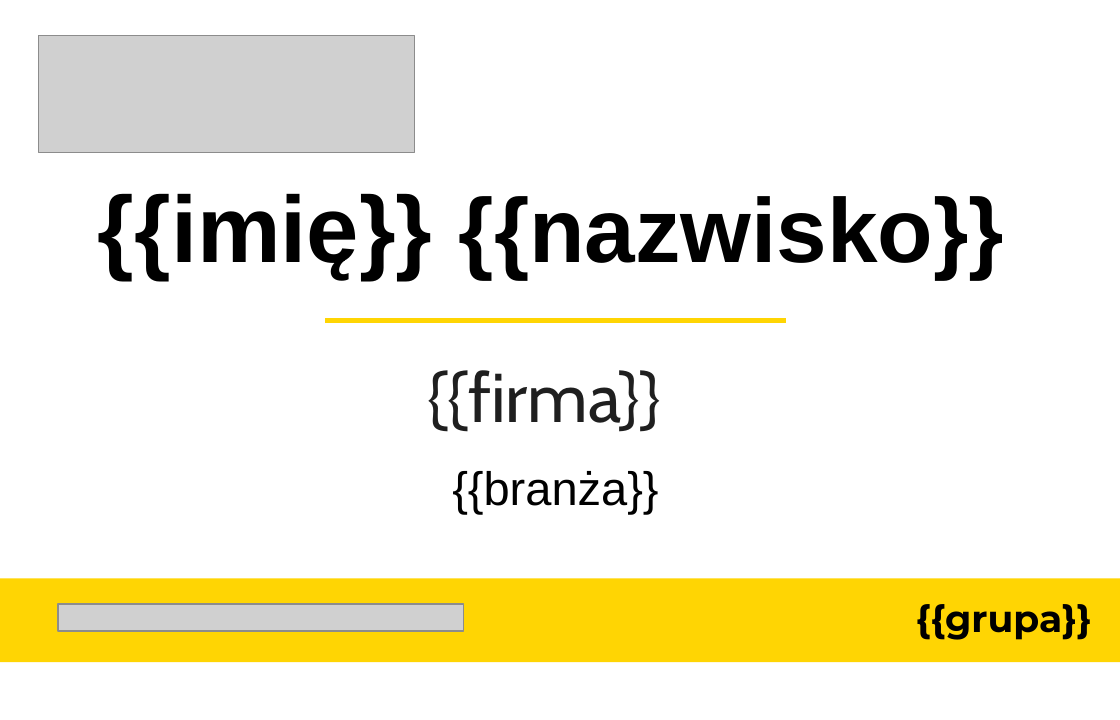
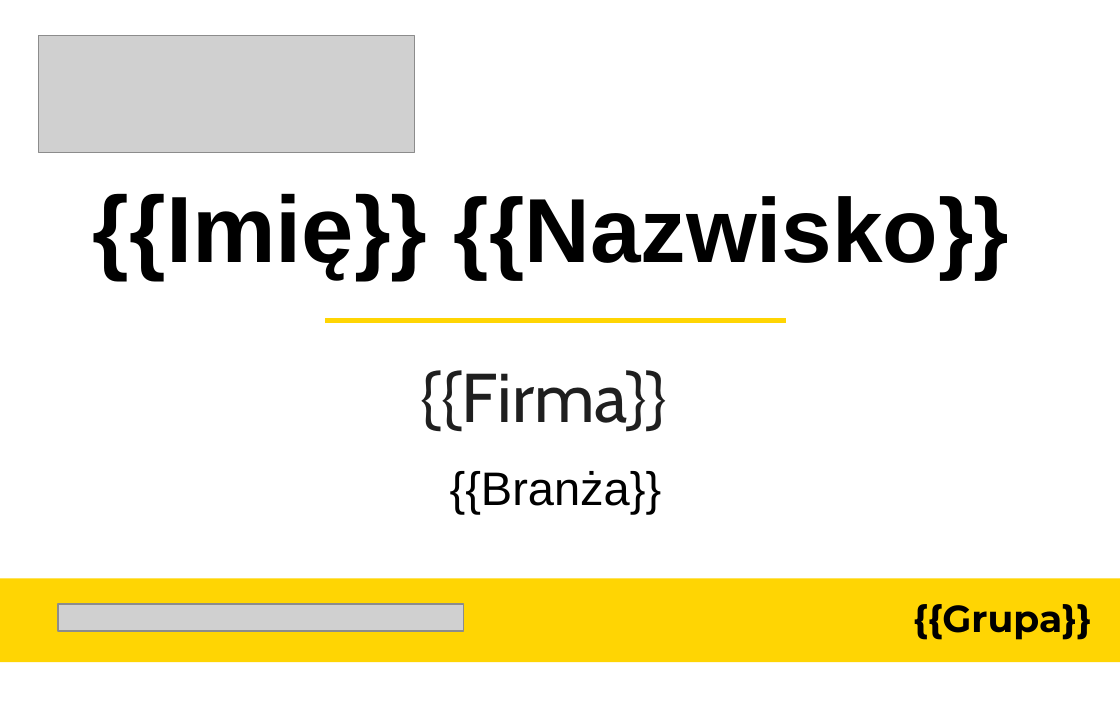
Before and after one commit to pwyczolkowski-ux/tc-event-tool, a slide deck: slide 3 of Badge CC.pptx. Drawn at 1120x720 pixels with LibreOffice and Linux fonts; fonts in the diff are those of the drawing; grey boxes stand for pictures. Boxes give left, top, right and bottom in pixels: in the first picture for what was removed or moved away, otherwise in the second. Text is boxed around its words. In the diff, an @@ line names an element or a change of style, - is before the commit and + after.

```diff
--- a/Badge CC.pptx
+++ b/Badge CC.pptx
@@ text at (93,193,1009,279): text changed @@
-{{imię}} {{nazwisko}}
+{{Imię}} {{Nazwisko}}
@@ text at (421,370,668,432): text changed @@
-{{firma}}
+{{Firma}}
@@ text at (450,471,662,514): text changed @@
-{{branża}}
+{{Branża}}
@@ text at (913,604,1092,640): text changed @@
-{{grupa}}
+{{Grupa}}
```
Also in this commit, not shown: 2 other slides changed.
